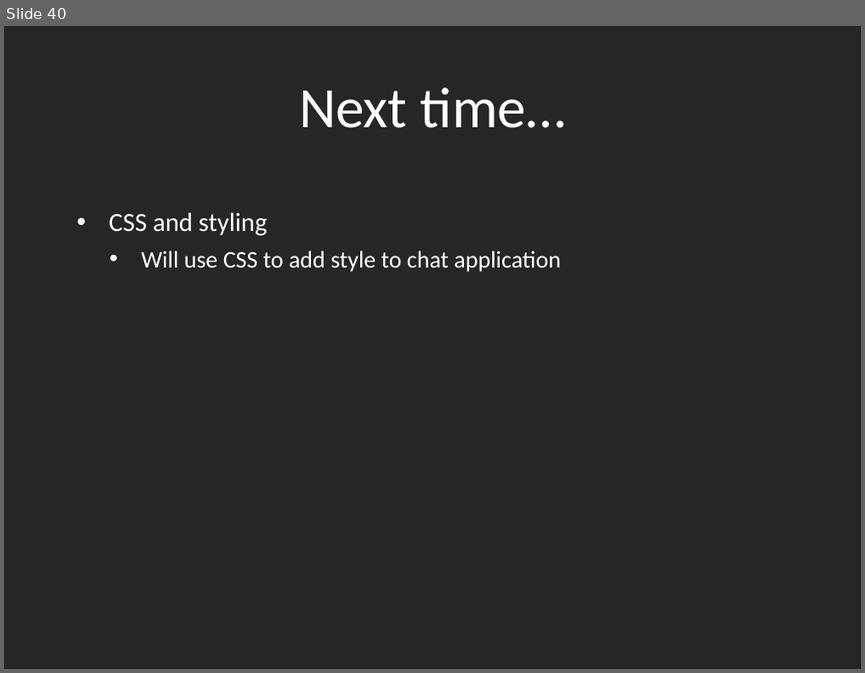
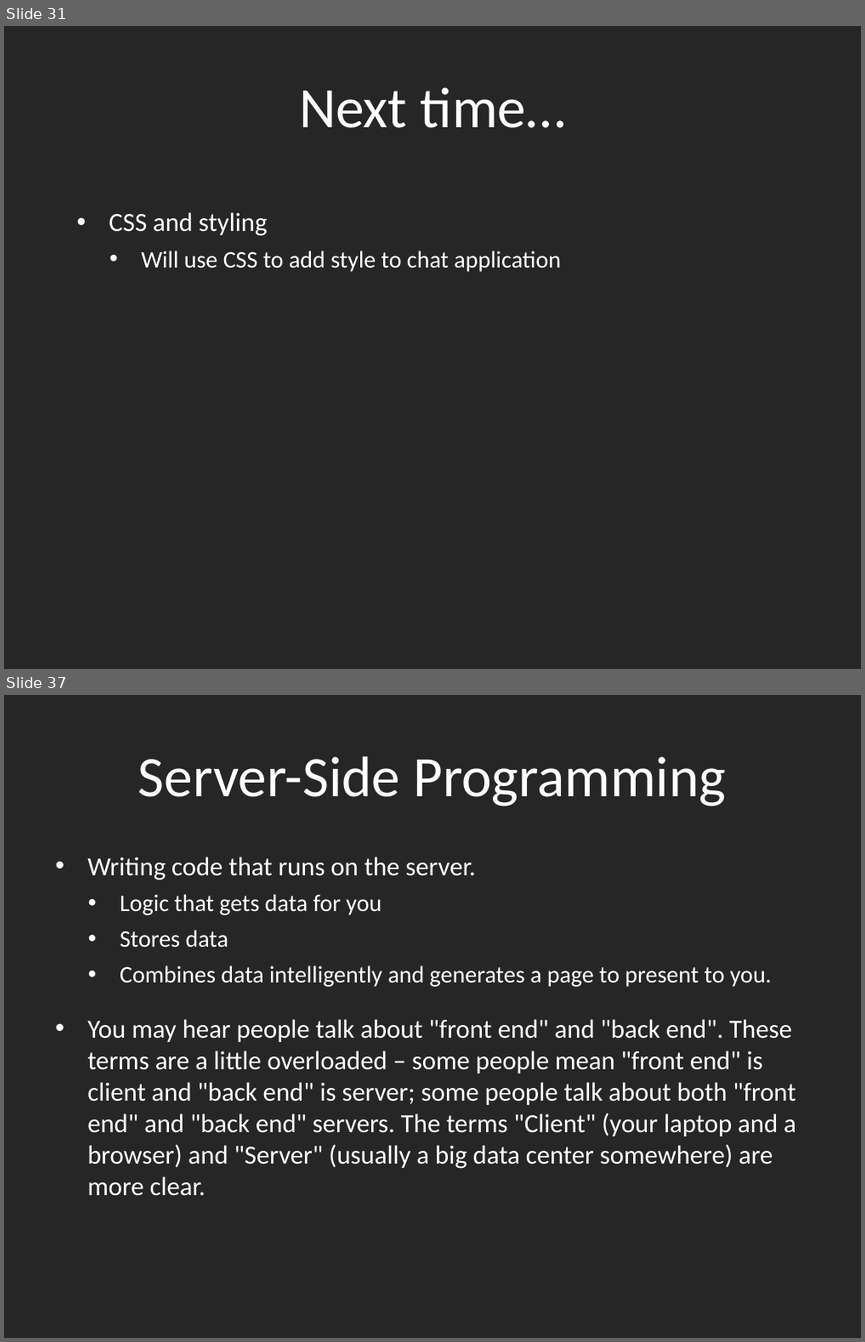
Before and after one commit to dantasse/ssuiweb2014, a slide deck: week09/week09.pptx. Shown one above the other, each under a label of ours: slide 40 before the commit, slides 31 and 37 after it; the slides between them are not shown. The pictures are 865x673 and 865x1342 pixels, drawn with LibreOffice and Linux fonts; fonts in the diff are those of the drawing. Boxes give left, top, right and bottom in pixels: in the first picture for what was removed or moved away, otherwise in the second. Text is boxed around its words. In the diff, an @@ line names an element or a change of style, - is before the commit and + after.

```diff
--- a/week09/week09.pptx
+++ b/week09/week09.pptx
@@ slide 37 added at bbox=[4, 695, 861, 1338], background #262626 @@
@@ title added at bbox=[138, 756, 726, 806], 48 pt, text #FFFFFF @@
+Server-Side Programming
@@ text added at bbox=[87, 857, 796, 1196], 22 pt, text #FFFFFF @@
+• Writing code that runs on the server.
+  • Logic that gets data for you
+  • Stores data
+  • Combines data intelligently and generates a page to present to you.
+• You may hear people talk about "front end" and "back end". These terms are a little overloaded – some people mean "front end" is client and "back end" is server; some people talk about both "front end" and "back end" servers. The terms "Client" (your laptop and a browser) and "Server" (usually a big data center somewhere) are more clear.
@@ what was slide 40 is now slide 31 @@
```
Also in this commit, not shown: 3 slides changed, 31 other slides added, 9 slides removed.
